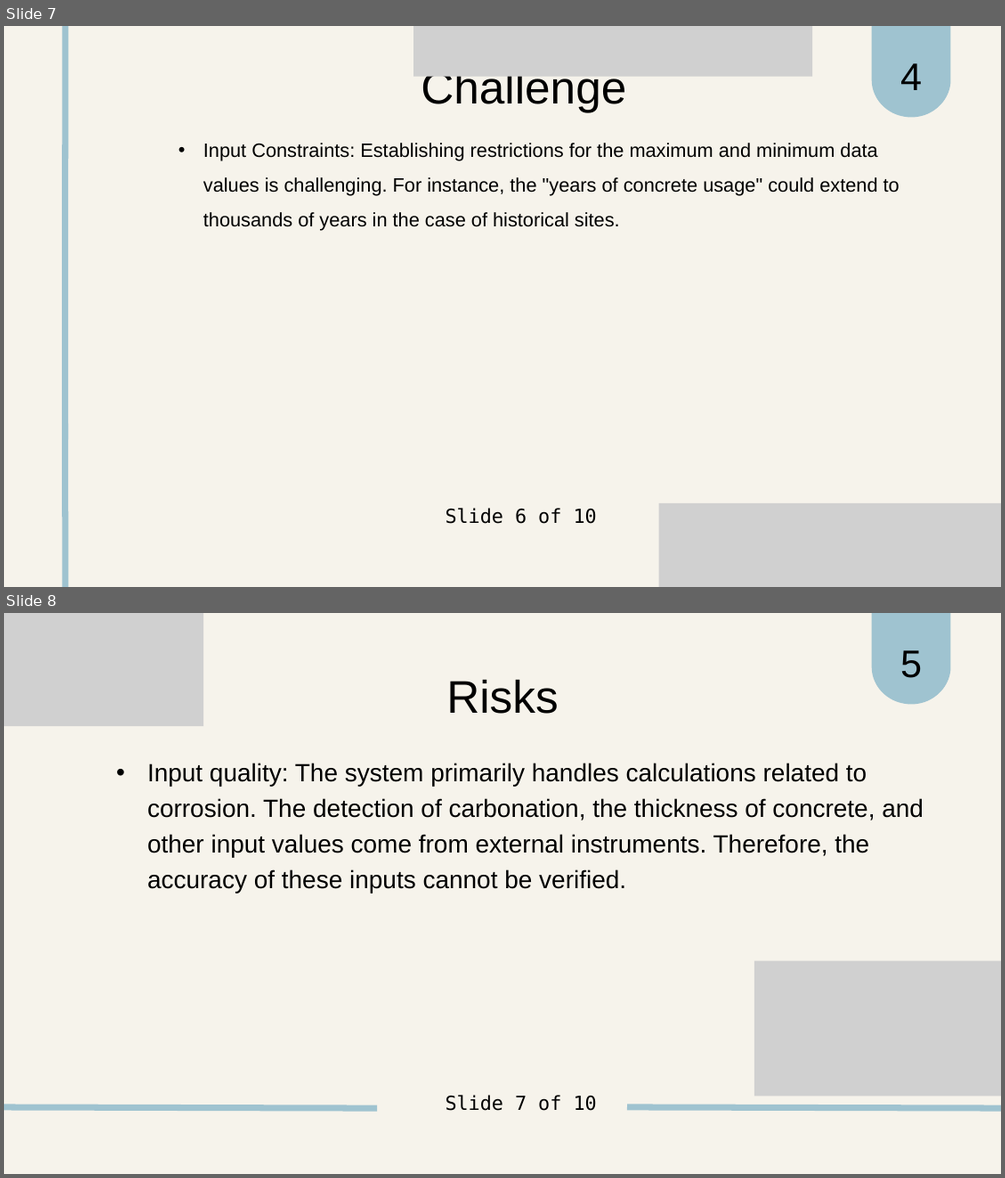
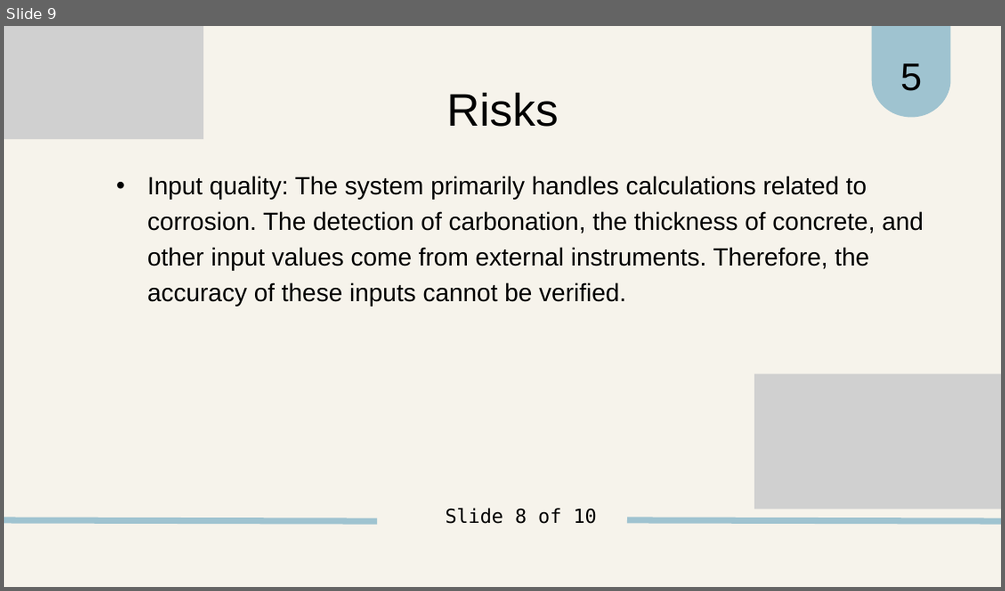
Before and after one commit to kypss94132/CAS741_YiLeng-Chen, a slide deck: docs/Presentations/POCPresentation.pptx. Shown one above the other, each under a label of ours: slides 7 and 8 before the commit, slide 9 after it. The pictures are 1005x1178 and 1005x591 pixels, drawn with LibreOffice and Linux fonts; fonts in the diff are those of the drawing; grey boxes stand for pictures. Boxes give left, top, right and bottom in pixels: in the first picture for what was removed or moved away, otherwise in the second. Text is boxed around its words. In the diff, an @@ line names an element or a change of style, - is before the commit and + after.

```diff
--- a/docs/Presentations/POCPresentation.pptx
+++ b/docs/Presentations/POCPresentation.pptx
@@ slide 7 removed at (x1=4, y1=26, x2=1001, y2=587), background #F6F3EB; not listed: 1 template element that a slide beside it also shows @@
@@ line removed from (65, 439) to (65, 26) @@
@@ picture removed at (x1=413, y1=26, x2=812, y2=77) @@
@@ freeform shape removed at (x1=872, y1=26, x2=950, y2=117) @@
@@ text removed at (x1=421, y1=76, x2=626, y2=112) @@
-Challenge
@@ text removed at (x1=900, y1=63, x2=922, y2=90) @@
-4
@@ text removed at (x1=203, y1=143, x2=899, y2=231) @@
-• Input Constraints: Establishing restrictions for the maximum and minimum data values is challenging. For instance, the "years of concrete usage" could extend to thousands of years in the case of historical sites.
@@ line removed from (65, 587) to (65, 423) @@
@@ picture removed at (x1=659, y1=503, x2=1001, y2=587) @@
@@ what was slide 8 is now slide 9 @@
@@ text at (x1=445, y1=507, x2=597, y2=524): text changed @@
-Slide 7 of 10
+Slide 8 of 10
```
Also in this commit, not shown: 2 slides changed, 2 slides added.
